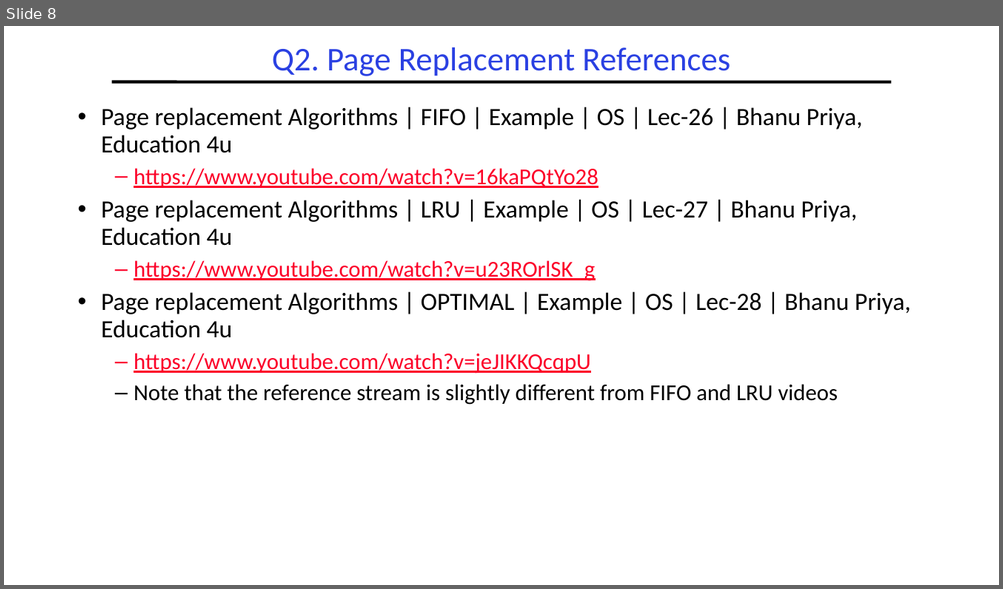
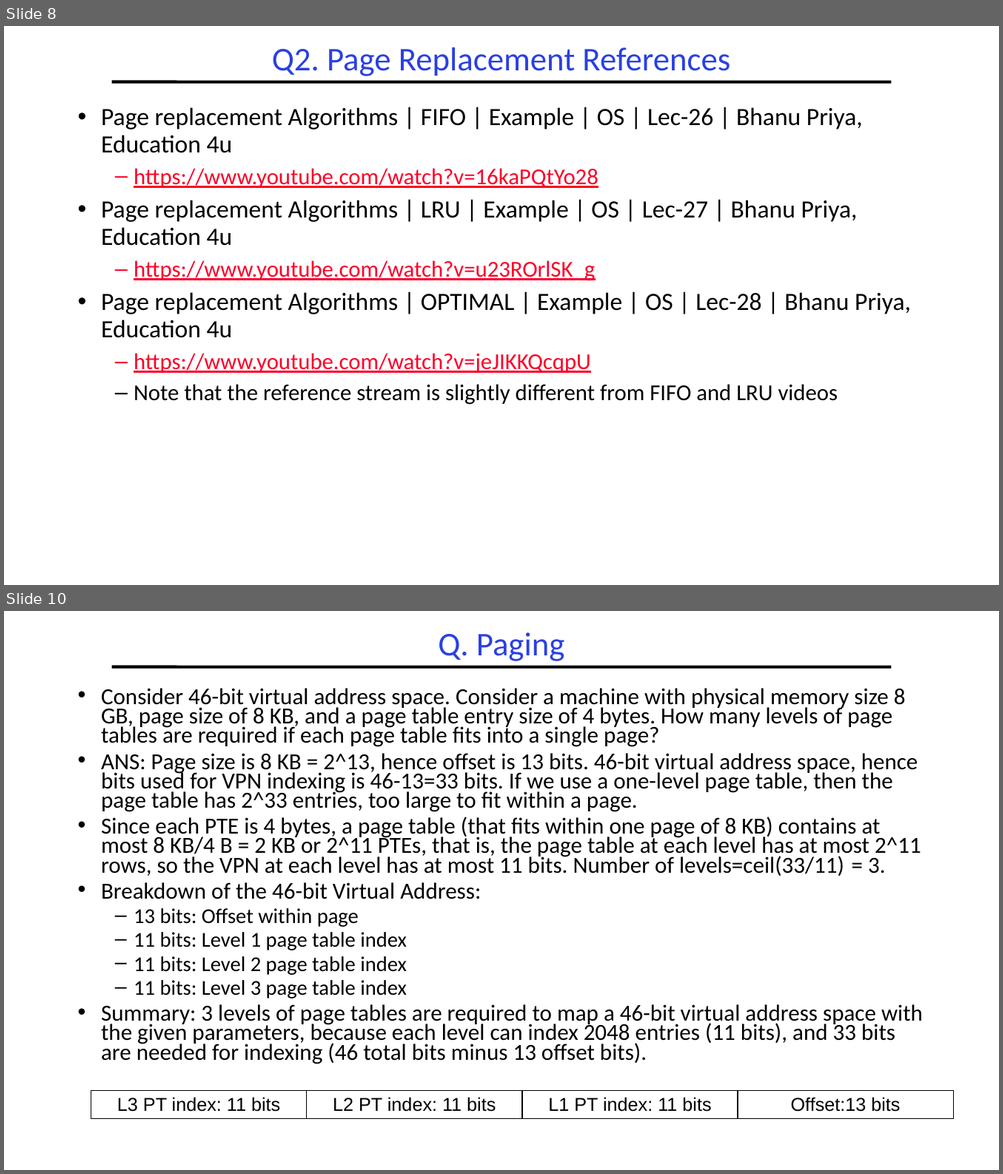
Before and after one commit to guhofstra/CSC256Fa25, a slide deck: PPTs/L8-Exercises ANS.pptx. Shown one above the other, each under a label of ours: slide 8 before the commit, slides 8 and 10 after it; the slides between them are not shown. The pictures are 1003x589 and 1003x1174 pixels, drawn with LibreOffice and Linux fonts; fonts in the diff are those of the drawing. Boxes give left, top, right and bottom in pixels: in the first picture for what was removed or moved away, otherwise in the second. Text is boxed around its words. In the diff, an @@ line names an element or a change of style, - is before the commit and + after.

```diff
--- a/PPTs/L8-Exercises ANS.pptx
+++ b/PPTs/L8-Exercises ANS.pptx
@@ slide 10 added at bbox=[4, 611, 999, 1170], background #FFFFFF; not listed: 1 template element that a slide beside it also shows @@
@@ title added at bbox=[438, 632, 565, 661], 32 pt, text #2A40E2 @@
+Q. Paging
@@ text added at bbox=[101, 688, 922, 1065], 22.2 pt, text #000000 @@
+• Consider 46-bit virtual address space. Consider a machine with physical memory size 8 GB, page size of 8 KB, and a page table entry size of 4 bytes. How many levels of page tables are required if each page table fits into a single page?
+• ANS: Page size is 8 KB = 2^13, hence offset is 13 bits. 46-bit virtual address space, hence bits used for VPN indexing is 46-13=33 bits. If we use a one-level page table, then the page table has 2^33 entries, too large to fit within a page.
+• Since each PTE is 4 bytes, a page table (that fits within one page of 8 KB) contains at most 8 KB/4 B = 2 KB or 2^11 PTEs, that is, the page table at each level has at most 2^11 rows, so the VPN at each level has at most 11 bits. Number of levels=ceil(33/11) = 3.
+• Breakdown of the 46-bit Virtual Address:
+  – 13 bits: Offset within page
+  – 11 bits: Level 1 page table index
+  – 11 bits: Level 2 page table index
+  – 11 bits: Level 3 page table index
+• Summary: 3 levels of page tables are required to map a 46-bit virtual address space with the given parameters, because each level can index 2048 entries (11 bits), and 33 bits are needed for indexing (46 total bits minus 13 offset bits).
@@ table added at bbox=[91, 1091, 954, 1121], 1 rows, 4 columns @@
+L3 PT index: 11 bits | L2 PT index: 11 bits | L1 PT index: 11 bits | Offset:13 bits
```
Also in this commit, not shown: 3 other slides added, 5 other files.
